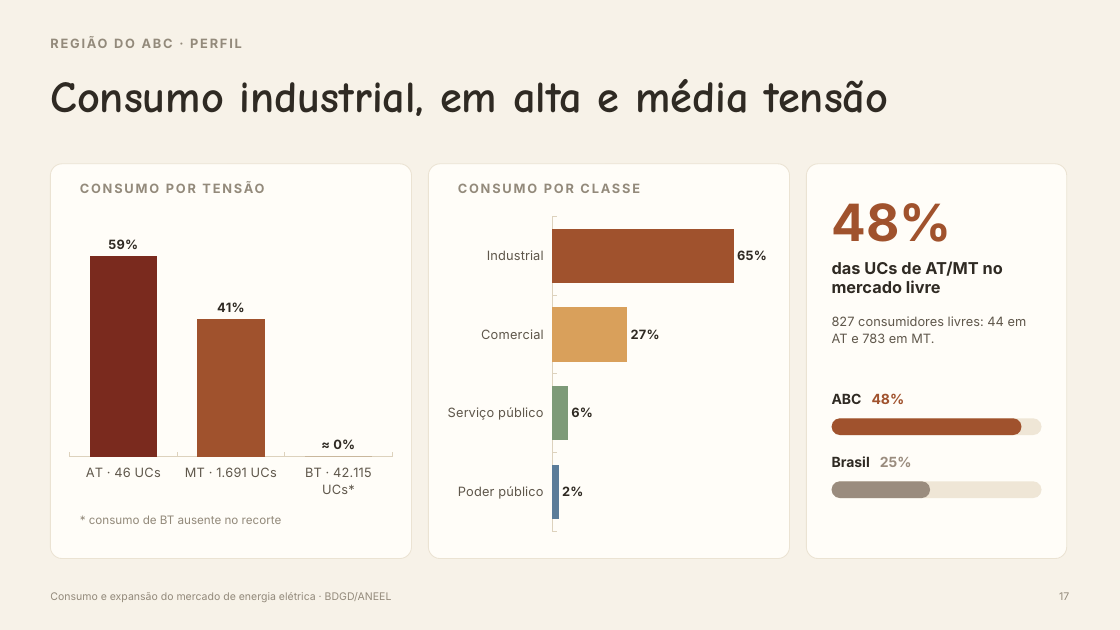
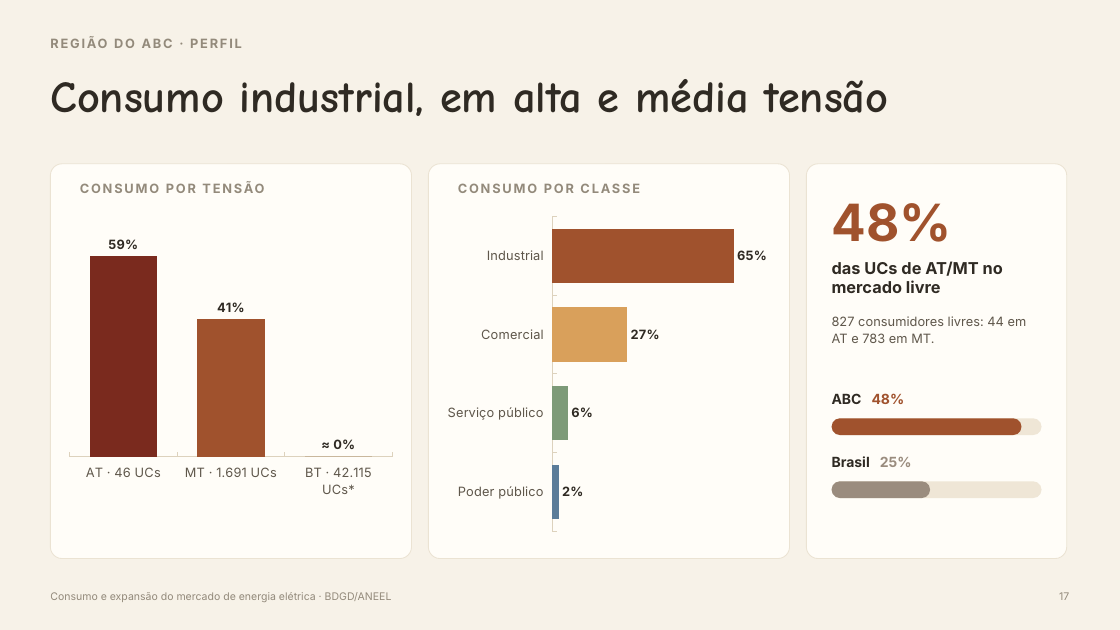
Before and after one commit to lucas-men-nobrega/TCC_projeto, a slide deck: slide 15 of apresentacao/Apresentacao_TCC_v2.pptx (slide 17 before the commit). Drawn at 1120x630 pixels with LibreOffice and Linux fonts; fonts in the diff are those of the drawing. Boxes give left, top, right and bottom in pixels: in the first picture for what was removed or moved away, otherwise in the second. Text is boxed around its words. In the diff, an @@ line names an element or a change of style, - is before the commit and + after.

```diff
--- a/apresentacao/Apresentacao_TCC_v2.pptx
+++ b/apresentacao/Apresentacao_TCC_v2.pptx
@@ text removed at [89, 515, 282, 524] @@
-* consumo de BT ausente no recorte
```
Also in this commit, not shown: 16 other slides changed, 2 slides added, 3 slides removed, 4 other files.
